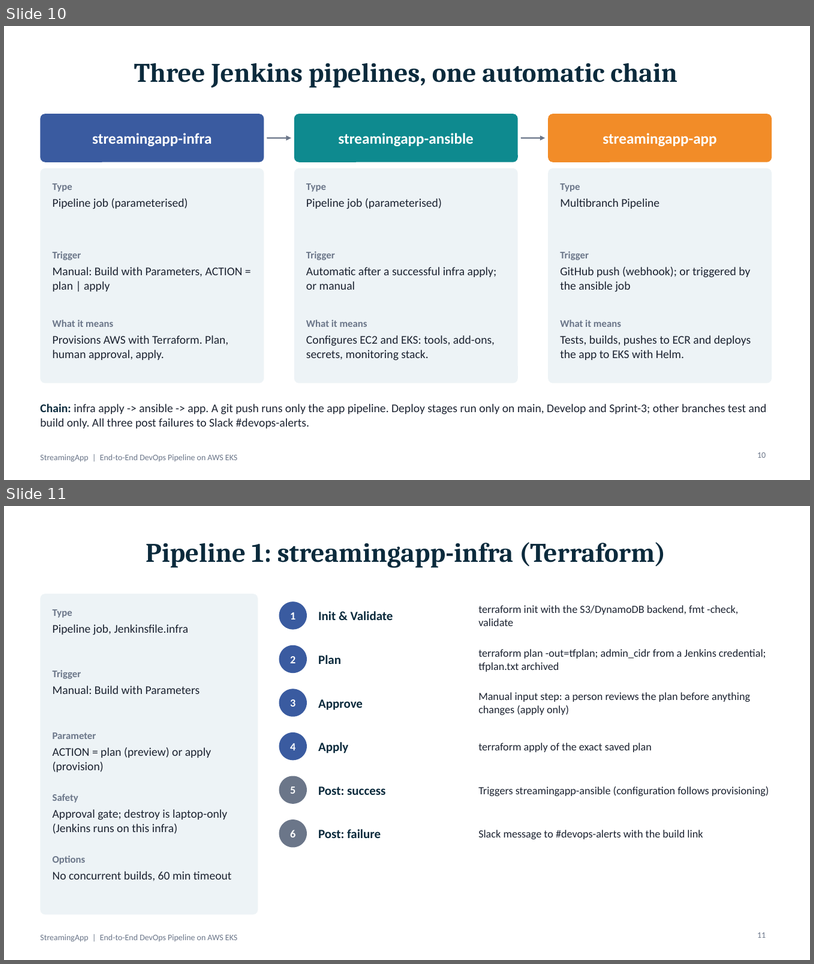
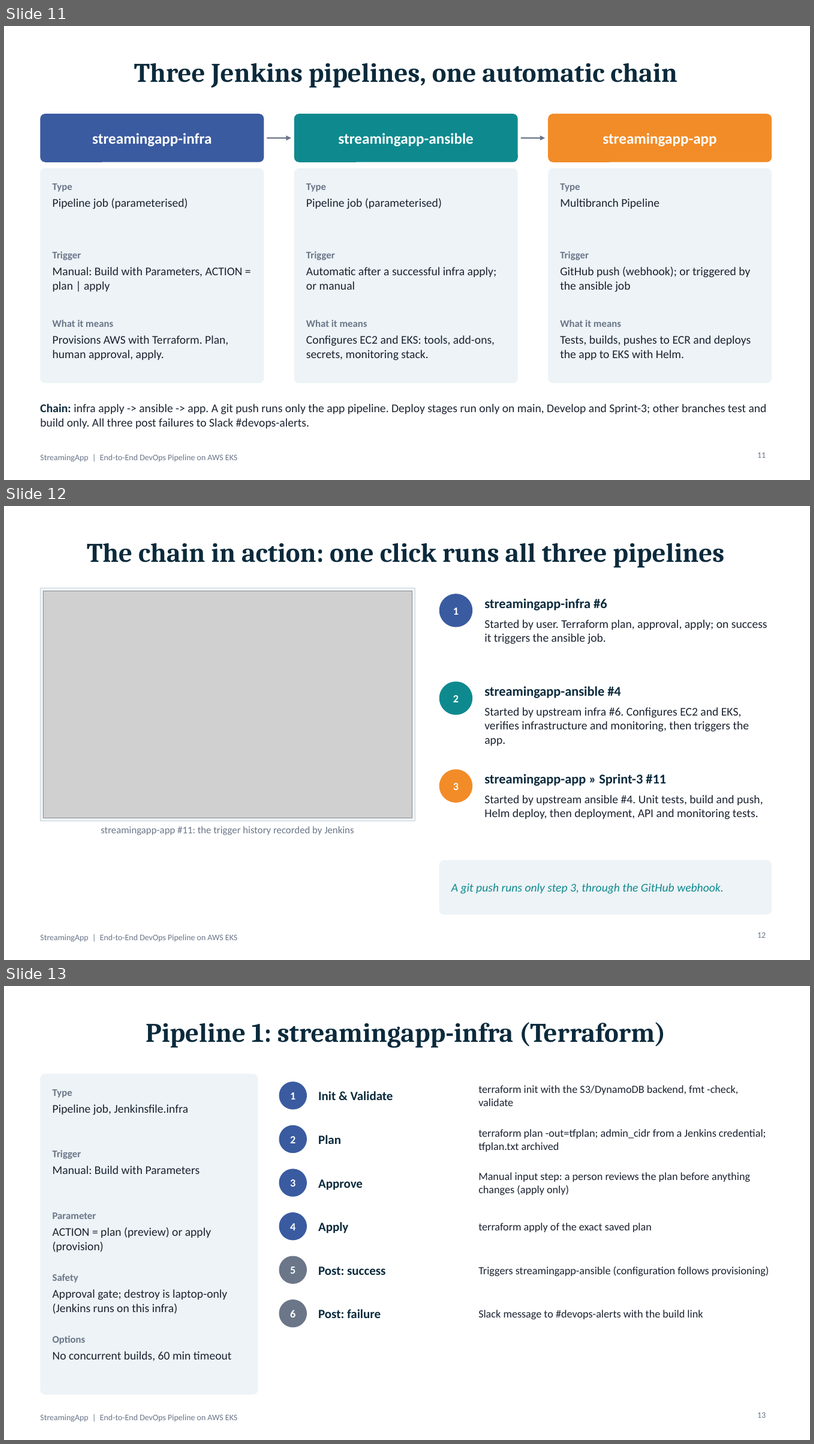
Before and after one commit to ApoorvaD90/StreamingApp, a slide deck: docs/final ppt.pptx. Shown one above the other, each under a label of ours: slides 10 and 11 before the commit, slides 11, 12 and 13 after it. The pictures are 814x964 and 814x1444 pixels, drawn with LibreOffice and Linux fonts; fonts in the diff are those of the drawing; grey boxes stand for pictures. Boxes give left, top, right and bottom in pixels: in the first picture for what was removed or moved away, otherwise in the second. Text is boxed around its words. In the diff, an @@ line names an element or a change of style, - is before the commit and + after.

```diff
--- a/docs/final ppt.pptx
+++ b/docs/final ppt.pptx
@@ slide 12 added at <box>4,506,810,960</box>, background #FFFFFF; not listed: 1 template element that a slide beside it also shows @@
@@ title added at <box>87,543,725,568</box>, 32 pt, text #0B2A3C, bold @@
+The chain in action: one click runs all three pipelines
@@ rectangle added at <box>40,588,416,821</box>, fill #EDF3F6, outline #C9D4DB 0.75 pt @@
@@ picture added at <box>44,591,413,818</box> @@
@@ ellipse added at <box>440,594,473,627</box>, fill #3A5BA0 @@
@@ text added at <box>453,607,459,615</box>, 13 pt, text #FFFFFF, bold @@
+1
@@ text added at <box>485,598,607,610</box>, 16 pt, text #0B2A3C, bold @@
+streamingapp-infra #6
@@ text added at <box>485,619,768,644</box>, 14 pt, text #1B2230 @@
+Started by user. Terraform plan, approval, apply; on success it triggers the ansible job.
@@ ellipse added at <box>440,681,473,715</box>, fill #0E8A8F @@
@@ text added at <box>453,695,459,702</box>, 13 pt, text #FFFFFF, bold @@
+2
@@ text added at <box>485,686,621,698</box>, 16 pt, text #0B2A3C, bold @@
+streamingapp-ansible #4
@@ text added at <box>485,707,750,745</box>, 14 pt, text #1B2230 @@
+Started by upstream infra #6. Configures EC2 and EKS, verifies infrastructure and monitoring, then triggers the app.
@@ ellipse added at <box>440,769,473,802</box>, fill #F28C28 @@
@@ text added at <box>485,774,666,786</box>, 16 pt, text #0B2A3C, bold @@
+streamingapp-app » Sprint-3 #11
@@ text added at <box>453,783,459,790</box>, 13 pt, text #FFFFFF, bold @@
+3
@@ text added at <box>485,795,764,819</box>, 14 pt, text #1B2230 @@
+Started by upstream ansible #4. Unit tests, build and push, Helm deploy, then deployment, API and monitoring tests.
@@ text added at <box>101,826,354,835</box>, 12 pt, text #6B7689 @@
+streamingapp-app #11: the trigger history recorded by Jenkins
@@ rounded rectangle added at <box>440,860,772,915</box>, fill #EDF3F6 @@
@@ text added at <box>452,883,724,894</box>, 14 pt, text #0E8A8F, italic @@
+A git push runs only step 3, through the GitHub webhook.
@@ page number added at <box>758,932,766,937</box>, 10 pt, text #6B7689 @@
+12
@@ what was slide 10 is now slide 11 @@
@@ page number at <box>758,452,766,457</box>: text changed @@
-10
+11
@@ what was slide 11 is now slide 13 @@
@@ page number at <box>758,1412,766,1417</box>: text changed @@
-11
+13
```
Also in this commit, not shown: 8 other slides added.
